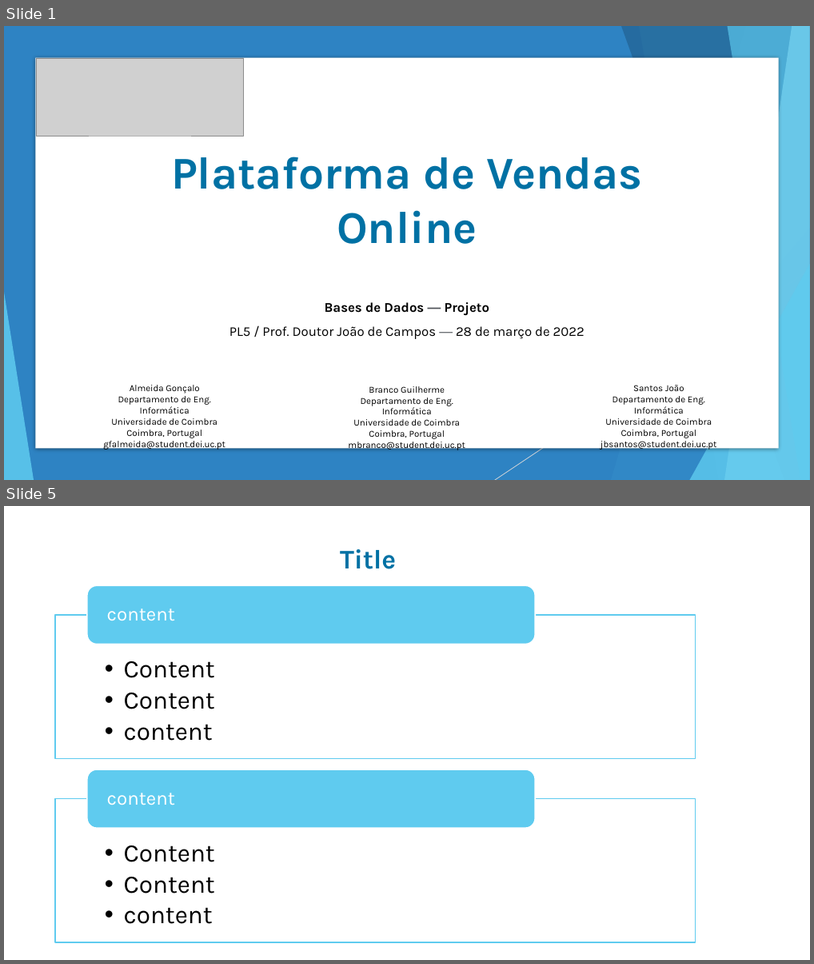
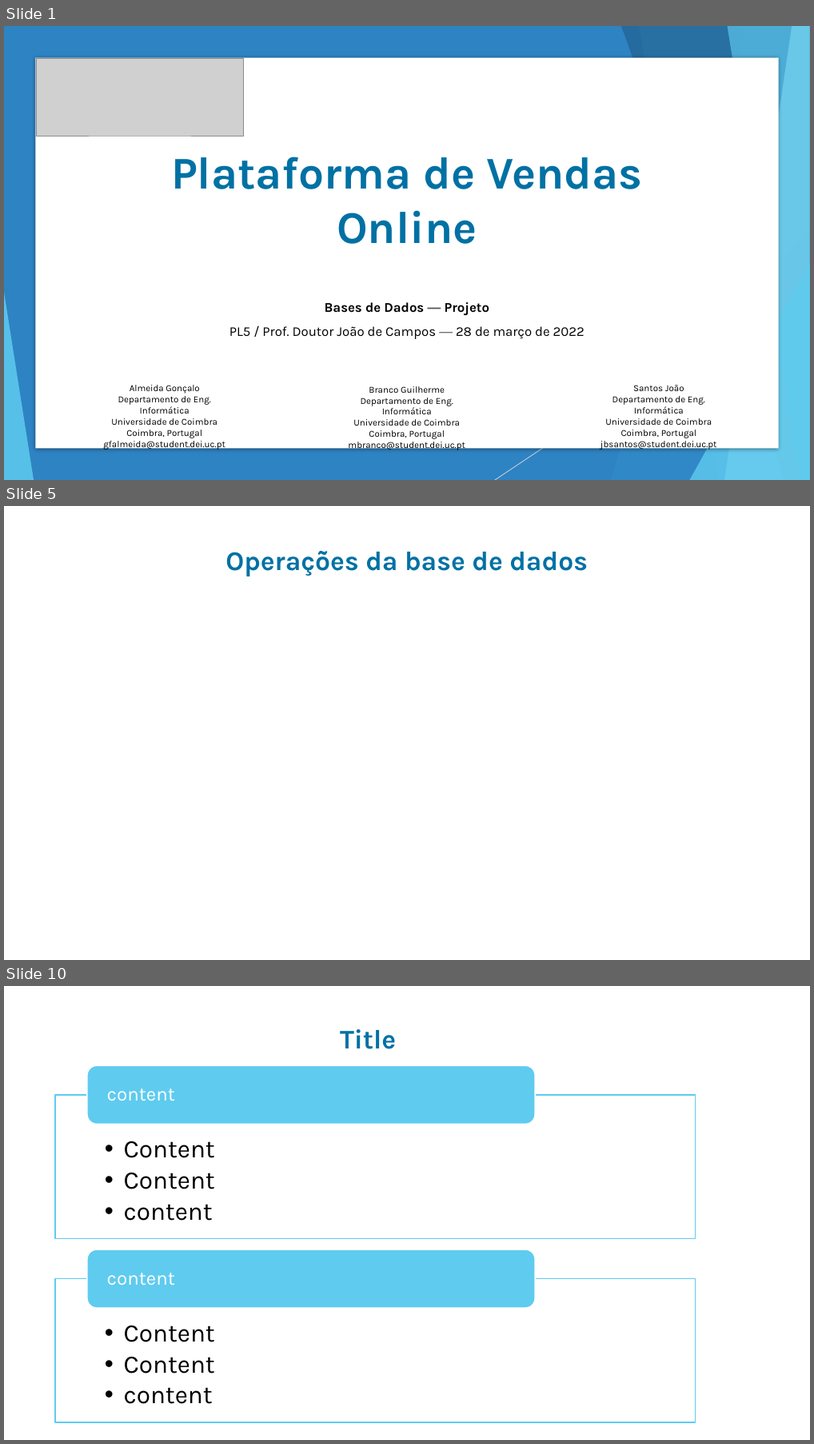
Before and after one commit to goncaloalmeida19/projeto-de-bd, a slide deck: Apresentação.pptx. Shown one above the other, each under a label of ours: slides 1 and 5 before the commit, slides 1, 5 and 10 after it; the slides between them are not shown. The pictures are 814x964 and 814x1444 pixels, drawn with LibreOffice and Linux fonts; fonts in the diff are those of the drawing; grey boxes stand for pictures; background and template pictures are left out. Boxes give left, top, right and bottom in pixels: in the first picture for what was removed or moved away, otherwise in the second. Text is boxed around its words. In the diff, an @@ line names an element or a change of style, - is before the commit and + after.

```diff
--- a/Apresentação.pptx
+++ b/Apresentação.pptx
@@ slide 5 added at [4,506,810,960], background picture (left out) @@
@@ text added at [226,551,588,576], 32 pt, text #0071A4, bold @@
+Operações da base de dados
@@ what was slide 5 is now slide 10 @@
```
Also in this commit, not shown: 2 slides changed, 5 other slides added, 1 slide removed, 2 other files.
